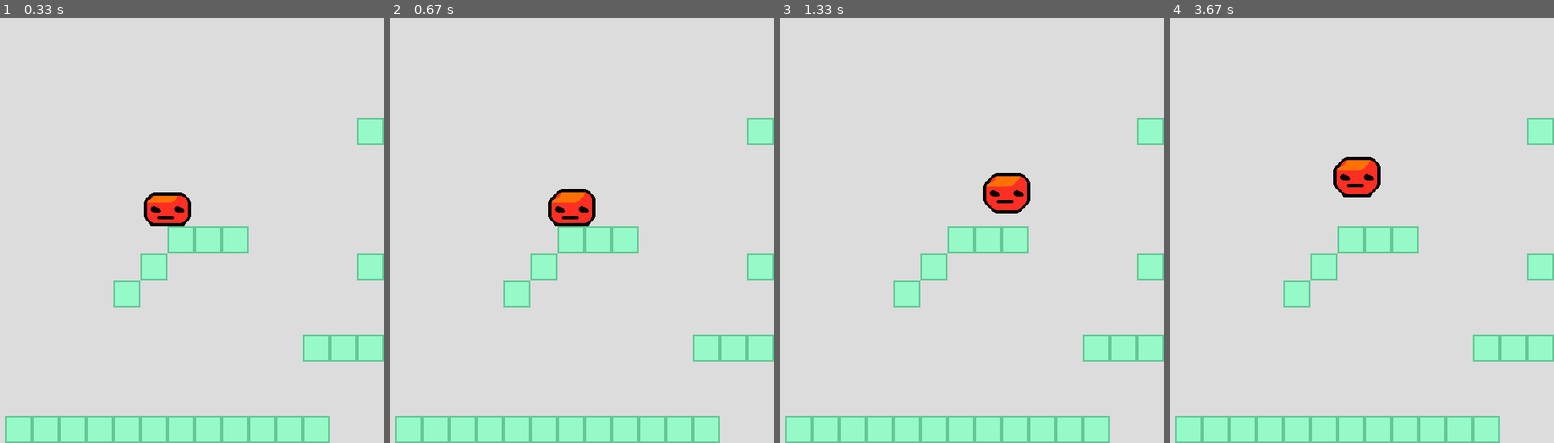
Above: before the commit, frames 1-4 (left to right).
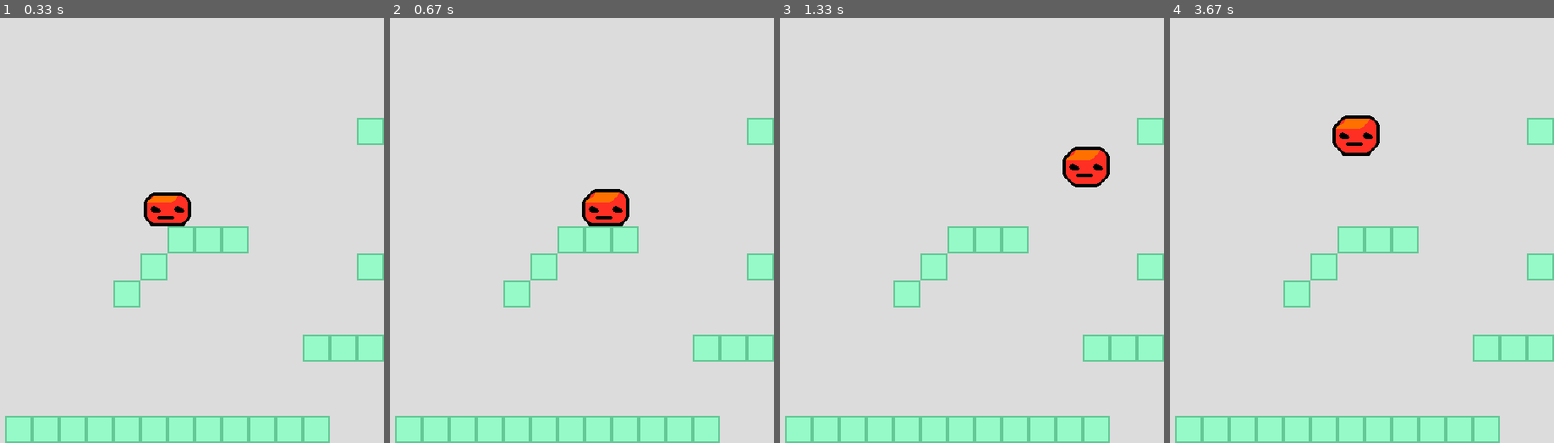
Above: after the commit, the same moments.

Repository: alberto-battistel/Experiment_with_Pygame
Game: pygame game, started from player.py
The game is run twice, just before and just after one commit, with the same random seed, the same clock (stepped at 60 frames per second) and the same inputs.
Inputs:
- Up to frame 1 (0.33 s): no input
- Up to frame 2 (0.67 s): hold Right from 0.33 s (still down)
- Up to frame 3 (1.33 s): release Right at 0.8 s; hold Up 0.83-1.13 s; hold Right from 1.17 s (still down)
- Up to frame 4 (3.67 s): release Right at 1.63 s; hold Left 1.67-2.2 s; hold Down 2.23-2.53 s; hold Left 2.57-2.97 s; hold Up 3-3.37 s; hold Right from 3.4 s (still down)

Frame 1 is identical in both runs. In frame 2, 1.6% of the frame differs, in the area x 41-63%, y 40-50%; in frame 3, 2.0%; in frame 4, 2.1%, in the area x 42-55%, y 22-43%.

Commit message:
Corrected the glitch.

Diff:
--- a/player.py
+++ b/player.py
@@ -124,6 +124,10 @@
     #                print("left collision")
                     collision["left"] = coll.rect.right
 
+        for key, value in collision.items():
+            if value:
+                setattr(self.sprite.rect, key, value)
+
         # y direction
         new_position = vec(self.sprite.position.x, self.sprite.position.y + delta_position.y)
         self.sprite.position = new_position
@@ -137,6 +141,10 @@
     #                print("up collision")
                     collision["top"] = coll.rect.bottom
 
+        for key, value in collision.items():
+            if value:
+                setattr(self.sprite.rect, key, value)
+
         return collision
 
 class Player(pygame.sprite.Sprite):
@@ -177,9 +185,9 @@
     def move(self):
         self.collision = self.physics.move_collide(self.direction,  delta=1/self.settings['FPS'])
         print(self.collision)
-        for key, value in game.player.collision.items():
-            if value:
-                setattr(self.rect, key, value)
+#        for key, value in game.player.collision.items():
+#            if value:
+#                setattr(self.rect, key, value)
 
     def update(self):
         self.move()
@@ -192,7 +200,7 @@
     def __init__(self):
         super().__init__()
         self.settings = {'screen_size': (16*32, 16*32),
-                                    'FPS': 60,
+                                    'FPS': 30,
                                     }
 
     def add_something(self):
